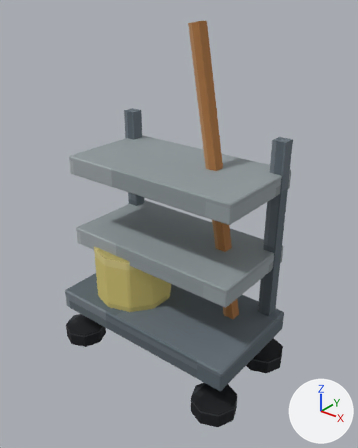
Renders of the glTF model assets/props/maze/maintenance_cleaning_cart.glb from each side of a commit.
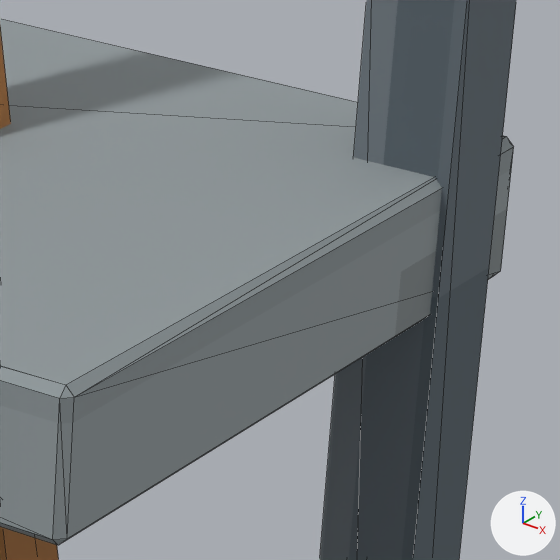
The first picture shows the older version from a 50 mm lens placed at (1.51, -1.82, 2.07), pointed at (0.06, 0.0, 0.94). The close-ups show the older and then the newer version on the part from 62% to 83% of the width and 34% to 51% of the height of that picture. Only the edits that show in the close-ups are written down. The axes (+X, +Y, +Z) are drawn at lower right. The lights are the same throughout. The close-ups show mesh edges as thin lines. Where no turn or scale is listed for an object, it has been applied to the vertices. Vertices at exactly the same position are counted once.

Names of what the first close-up shows: 'MopHandle', 'Post_0.48', 'Shelf_1.2'.
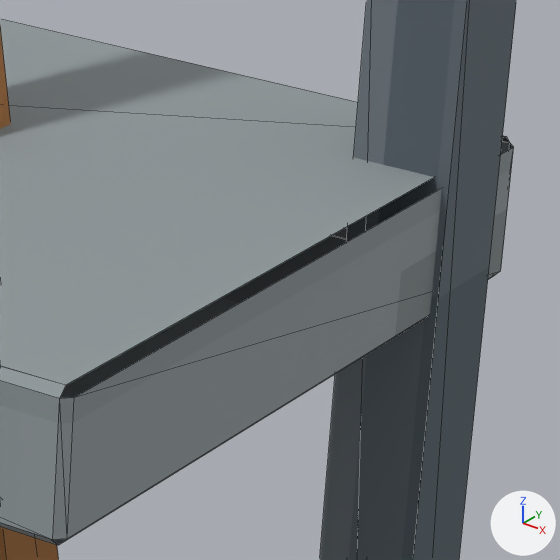
Pixel boxes (x1, y1, x2, y2) of what changed, in the close-ups (560 x 560 px):
part 1 of me_cube_002, deleted
    before: (54, 137, 513, 545)

The change, as a diff of the scene's bpy script:
```diff
--- a/assets/props/maze/maintenance_cleaning_cart.glb.py
+++ b/assets/props/maze/maintenance_cleaning_cart.glb.py
@@ me_cube_002 @@
 # used by ob_shelf_1_2; location = (0.0, 0.05, 1.2)
 # verts and faces of me_cube_002; kept vertices keep their numbers, new ones are numbered from 24
 # before: 12 (0.504, -0.264, -0.05) at pixel (58, 545), 13 (0.51, -0.264, -0.044) at pixel (67, 538), 14 (0.504, -0.27, -0.044) at pixel (52, 539), 15 (0.504, -0.264, 0.05) at pixel (65, 384), 16 (0.504, -0.27, 0.044) at pixel (59, 398)
 # before: 17 (0.51, -0.264, 0.044) at pixel (74, 397), 18 (0.504, 0.264, -0.05) at pixel (491, 277), 19 (0.504, 0.27, -0.044), 20 (0.51, 0.264, -0.044) at pixel (500, 270), 21 (0.504, 0.264, 0.05) at pixel (506, 136)
 # before: 22 (0.51, 0.264, 0.044) at pixel (513, 146), 23 (0.504, 0.27, 0.044) at pixel (509, 142)
-me_cube_002.from_pydata(...)  # 24 vertices, 44 faces; spans x -0.51..0.51, y -0.27..0.27, z -0.05..0.05
+me_cube_002.from_pydata(...)  # 24 vertices, 34 faces; spans x -0.51..0.51, y -0.27..0.27, z -0.05..0.05
+# me_cube_002 part 1
+delete_faces([(12, 13, 14), (15, 16, 17), (18, 19, 20), (21, 22, 23), (15, 17, 21), (17, 22, 21)])
+# other edits to the shape of me_cube_002 do not show in these pictures
 me_cube_002.materials.append(mat_maintenance_cleaning_cart_pixel_paint)
```
